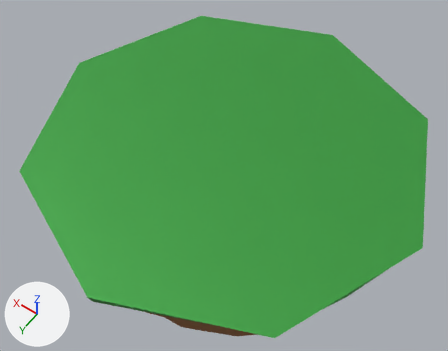
A saved change to the glTF model public/Floating_island_2.glb.
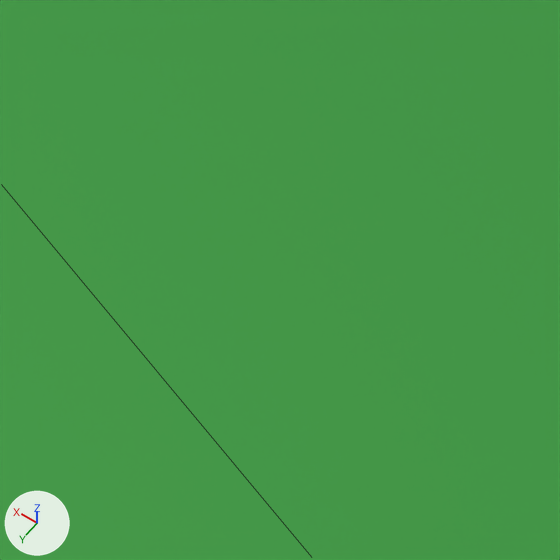
There are two pictures of each version: one whole from a 50 mm camera at (-1.118, 1.62, 3.273) aimed at (0.223, -0.257, 0.323), one close up on the part from 45% to 66% of the width and 22% to 49% of the height. Arrows for +X, +Y and +Z are at lower left; the lights stay in place. The close-ups show mesh edges as thin lines. Where no turn or scale is listed for an object, it has been applied to the vertices. Vertices at the same position are counted once.

The older version as bpy lines, for what is in view:
```python
me_islandsmall = bpy.data.meshes.new('IslandSmall')
me_islandsmall.from_pydata(...)  # 69 vertices, 134 faces; spans x -1.0..1.0, y -1.0..1.0, z -0.88..1.0
# faces by material slot: [58, 76]
me_islandsmall.materials.append(mat_grass)  # green #3ea043
me_islandsmall.materials.append(mat_dirt)  # brown #97673b
ob_islandsmall = bpy.data.objects.new('IslandSmall', me_islandsmall)
ob_islandsmall.location = (0.0, 0.0, 0.0)
```
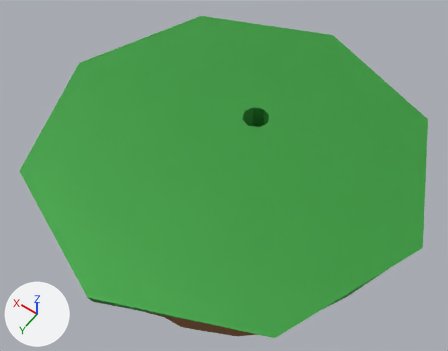
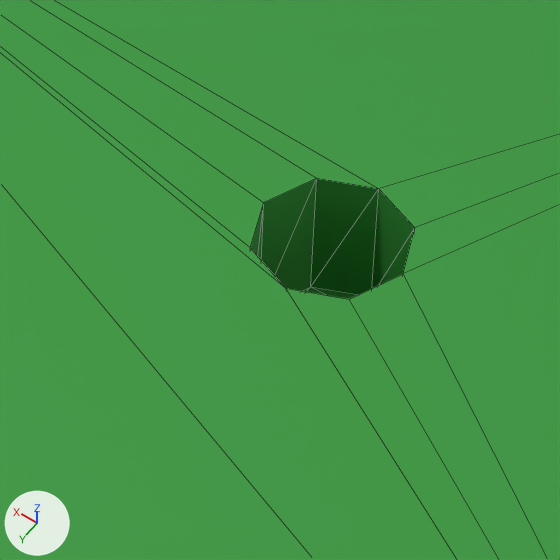
What differs and where, as boxes [x1, y1, x2, y2] in the close-ups (560 x 560 px):
```json
{"part": 1, "of": "me_islandsmall", "change": "built on", "before": [0, 0, 560, 560], "after": [0, 0, 560, 560]}
```

The change, as JSON lines over the scene's bpy script:
```json
{"block": "me_islandsmall", "where": "# used by ob_islandsmall; location = (0.0, 0.0, 0.0)"}
{"op": "remove", "block": "me_islandsmall", "code": "me_islandsmall.from_pydata(...)  # 69 vertices, 134 faces; spans x -1.0..1.0, y -1.0..1.0, z -0.88..1.0"}
{"op": "add", "block": "me_islandsmall", "code": "me_islandsmall.from_pydata(...)  # 85 vertices, 166 faces; spans x -1.0..1.0, y -1.0..1.0, z -0.88..1.0"}
{"block": "me_islandsmall", "change": "me_islandsmall part 1"}
{"block": "me_islandsmall", "change": "1 face is deleted"}
{"block": "me_islandsmall", "change": "8 vertices are added at x -0.07..0.07, y -0.29..-0.15, z 0.86"}
{"block": "me_islandsmall", "change": "8 new vertices lie (0.0, 0.0, 0.14) away from vertices in x -0.07..0.07, y -0.29..-0.15, z 0.86"}
{"block": "me_islandsmall", "change": "33 new faces join them, mat_grass (green #3ea043)"}
```
